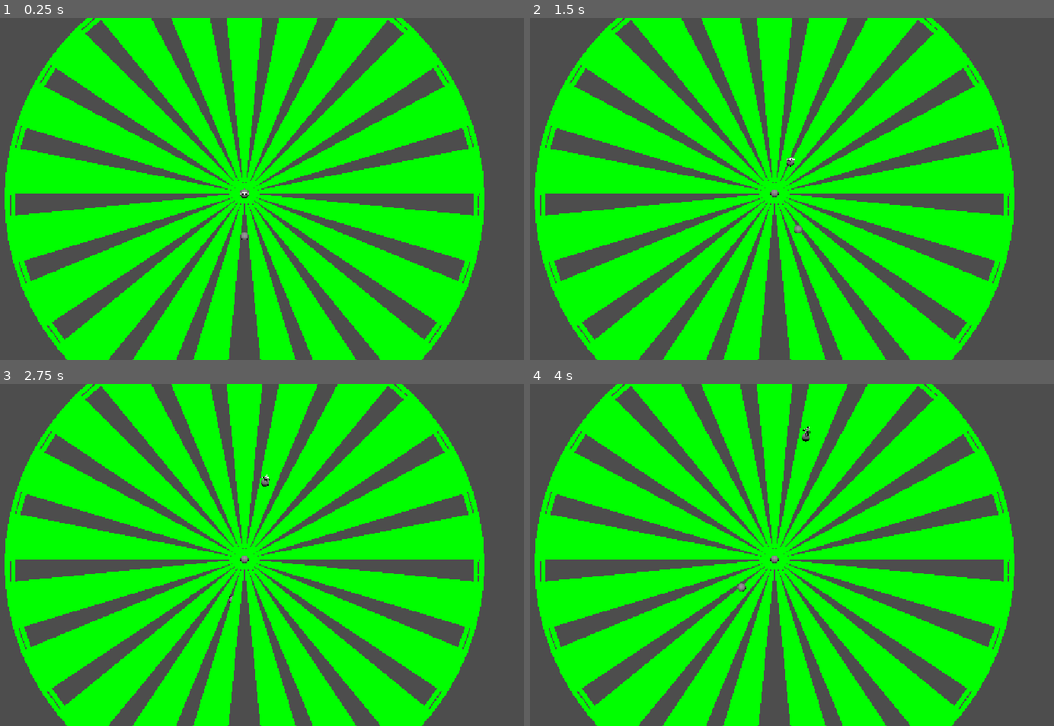
Above: before the commit, frames 1-4 (two rows, left to right).
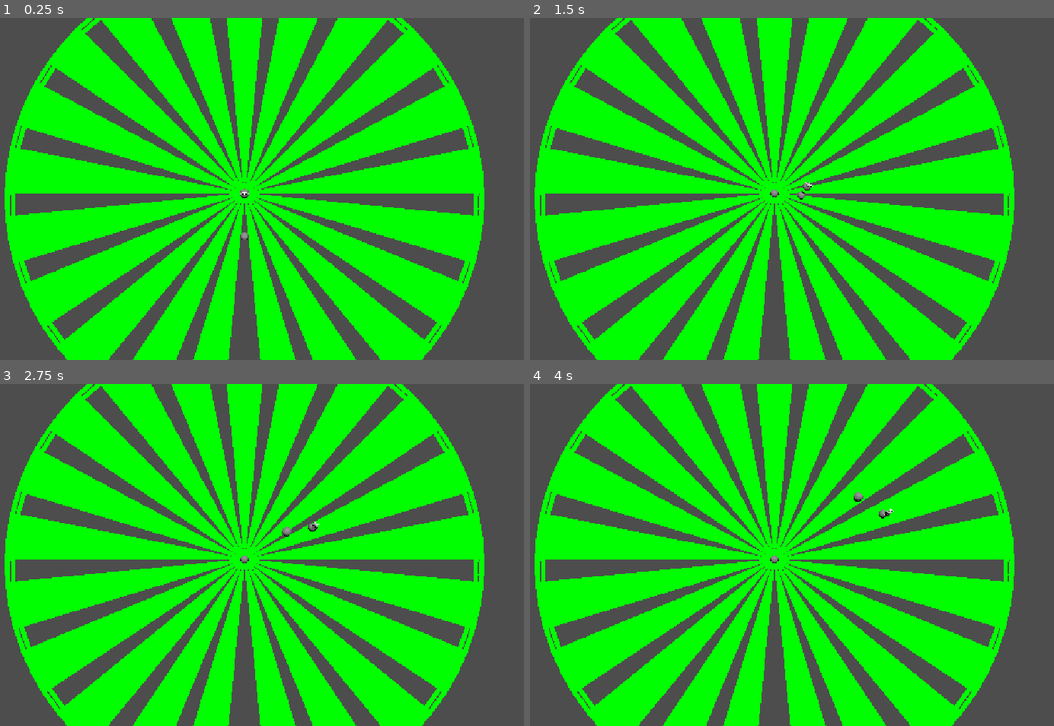
Above: after the commit, the same moments.

Repository: XMNNguyen/Soulslike_Roguelike
Game: Godot game, scene res://Scenes/main.tscn
The game is run twice, just before and just after one commit, with the same random seed, the same clock (stepped at 60 frames per second) and the same inputs.
Inputs (mouse positions are in pixels of both pictures, inside the frame that each line leads up to):
- Up to frame 1 (0.25 s): no input
- Up to frame 2 (1.5 s): tap Enter at 0.5 s; move the mouse to (807, 189) at 0.52 s; hold W (forward) from 0.53 s (still down); tap Space (dodge) at 0.6, 1.25, 1.35 s; move the mouse to (744, 189) at 1.27 s
- Up to frame 3 (2.75 s): keep holding W (forward); move the mouse to (262, 548) at 2.02 s; tap Space (dodge) at 2.1 s
- Up to frame 4 (4 s): keep holding W (forward); move the mouse to (765, 561) at 2.77 s; tap Space (dodge) at 2.85, 3.6 s; move the mouse to (818, 558) at 3.52 s

The runs differ from the first frame. In frame 2, 0.1% of the frame differs, in the area x 48-54%, y 40-63%; in frame 3, 0.1%; in frame 4, 0.2%, in the area x 39-70%, y 12-61%.

Commit message:
move camera forward based on if forward input

Diff:
--- a/soulslike-roguelike/Scripts/Entities/Camera/user_camera.gd
+++ b/soulslike-roguelike/Scripts/Entities/Camera/user_camera.gd
@@ -25,19 +25,30 @@
 
 # Rotate the camera if moving left and right and then lerp camera to player if moving forward and backward
 func _physics_process(delta: float) -> void:
-	if target == null:
-		return
+	free_move(delta)
 
-
-	pivot.global_position = target.global_position
-
-	camera.look_at(target.global_position)
 
 func _input(event: InputEvent) -> void:
 	if event is InputEventMouseMotion:
 		spring_arm.rotation.x -= event.relative.y * sensitivity
 		spring_arm.rotation.y -= event.relative.x * sensitivity
 		spring_arm.rotation.x = clamp(spring_arm.rotation.x, -deg_to_rad(tilt_limit), deg_to_rad(tilt_limit))
+	else:
+		spring_arm.look_at(pivot.global_position)
+
 
 func get_camera() -> Camera3D:
 	return camera
+
+
+func free_move(delta: float) -> void:
+	if target == null:
+		return
+	var input_dir := Input.get_vector("left", "right", "forward", "backward")
+
+	if input_dir.y:
+		spring_arm.global_position = pivot.global_position
+
+	pivot.global_position = lerp(pivot.global_position, target.global_position, 0.5)
+	# always have camera look at the target
+	camera.look_at(target.global_position)
